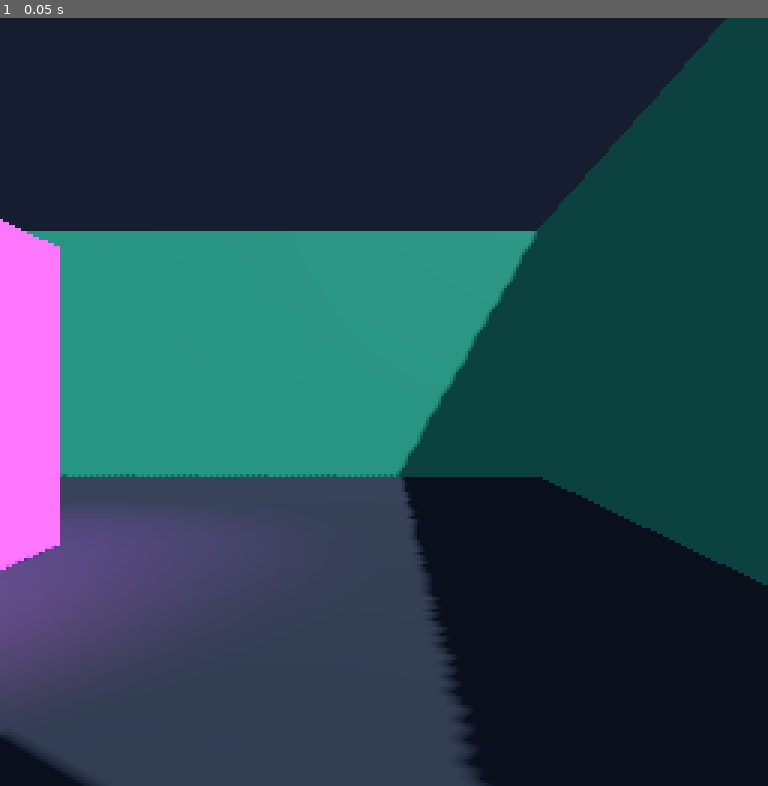
Above: before the commit, frame 1.
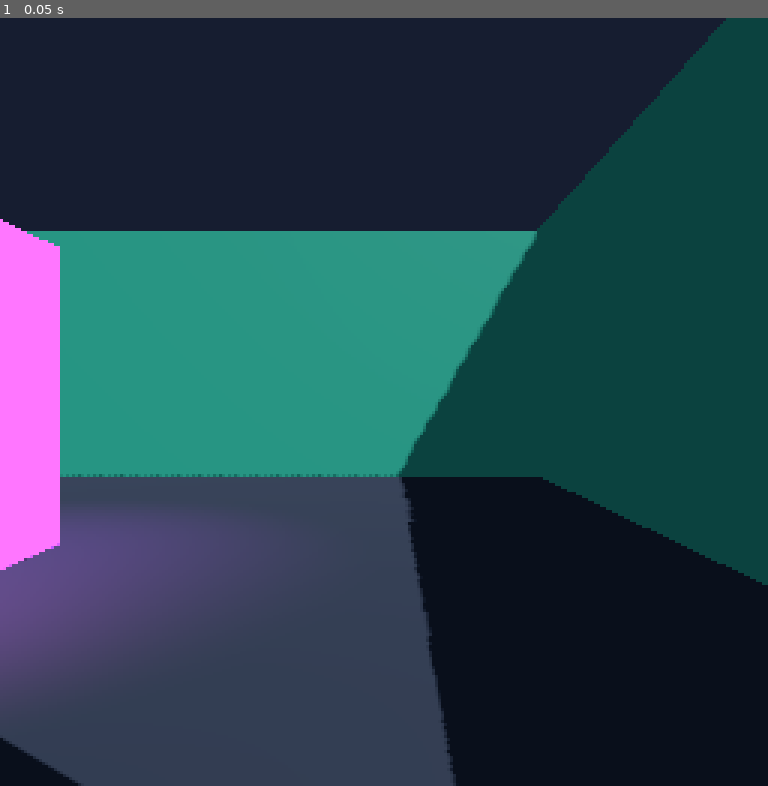
Above: after the commit, the same moment.

Repository: YG3-ai/yg3-agent-garden
Game: Godot game, scene res://world.tscn
Same seed, same stepped clock (60 frames per second), same inputs: the game is played once before the commit and once after it.
Inputs:
- Up to frame 1 (0.05 s): no input

The runs differ from the first frame. In frame 1, 0.9% of the frame differs, in the area x 0-69%, y 30-100%.

Commit message:
Add metric depth training labels

Diff:
--- a/engine/godot/world.gd
+++ b/engine/godot/world.gd
@@ -173,6 +173,15 @@
 	material.roughness = 0.72
 	body.material_override = material
 	add_child(body)
+	var collider := StaticBody3D.new()
+	collider.name = "Collider_%s" % label
+	collider.position = position
+	var collision_shape := CollisionShape3D.new()
+	var box_shape := BoxShape3D.new()
+	box_shape.size = size
+	collision_shape.shape = box_shape
+	collider.add_child(collision_shape)
+	add_child(collider)
 	return body
 
 
@@ -184,6 +193,7 @@
 	camera.fov = 60.0
 	camera.keep_aspect = Camera3D.KEEP_HEIGHT
 	camera.near = 0.05
+	camera.far = 20.0
 	camera.current = true
 	add_child(camera)
 
@@ -274,9 +284,12 @@
 		}
 		if bool(request.get("includeLabels", false)):
 			var segmentation: Image = await _capture_segmentation()
+			var depth := await _capture_metric_depth()
 			response["segmentationBase64"] = Marshalls.raw_to_base64(segmentation.save_png_to_buffer())
 			response["segmentationLegend"] = _segmentation_legend()
 			response["calibration"] = _camera_calibration()
+			response["depthRgba8Base64"] = depth["base64"]
+			response["depthMetadata"] = depth["metadata"]
 		_send_worker_response(response)
 	elif request_type == "ping":
 		_send_worker_response({"id": request_id, "ok": true, "type": "pong"})
@@ -373,3 +386,80 @@
 			"yawRadians": camera_yaw,
 		},
 	}
+
+
+func _capture_metric_depth() -> Dictionary:
+	var world_environment := get_node("WorldEnvironment") as WorldEnvironment
+	var original_background := world_environment.environment.background_color
+	world_environment.environment.background_color = Color.BLACK
+	var saved_materials: Array[Dictionary] = []
+	var saved_lights: Array[Dictionary] = []
+	var depth_shader := Shader.new()
+	depth_shader.code = """
+shader_type spatial;
+render_mode unshaded, fog_disabled;
+uniform float far_distance = 20.0;
+uniform vec3 camera_position_world;
+uniform vec3 camera_forward_world;
+varying vec3 world_position;
+
+vec3 pack_depth(float value) {
+	vec3 encoded = fract(value * vec3(1.0, 255.0, 65025.0));
+	encoded -= encoded.yzz * vec3(1.0 / 255.0, 1.0 / 255.0, 0.0);
+	return encoded;
+}
+
+vec3 linear_to_srgb(vec3 value) {
+	bvec3 cutoff = lessThanEqual(value, vec3(0.0031308));
+	vec3 lower = value * 12.92;
+	vec3 higher = 1.055 * pow(value, vec3(1.0 / 2.4)) - 0.055;
+	return mix(higher, lower, cutoff);
+}
+
+void vertex() {
+	world_position = (MODEL_MATRIX * vec4(VERTEX, 1.0)).xyz;
+}
+
+void fragment() {
+	float camera_depth = dot(world_position - camera_position_world, camera_forward_world);
+	float normalized_depth = clamp(camera_depth / far_distance, 0.0, 0.999999);
+	ALBEDO = linear_to_srgb(pack_depth(normalized_depth));
+}
+"""
+	var depth_material := ShaderMaterial.new()
+	depth_material.shader = depth_shader
+	depth_material.set_shader_parameter("far_distance", 20.0)
+	var camera := get_node("AgentCamera") as Camera3D
+	depth_material.set_shader_parameter("camera_position_world", camera.global_position)
+	depth_material.set_shader_parameter("camera_forward_world", -camera.global_transform.basis.z.normalized())
+	for child in get_children():
+		if child is MeshInstance3D:
+			var mesh := child as MeshInstance3D
+			saved_materials.push_back({"mesh": mesh, "material": mesh.material_override})
+			mesh.material_override = depth_material
+		elif child is Light3D:
+			var light := child as Light3D
+			saved_lights.push_back({"light": light, "visible": light.visible})
+			light.visible = false
+	var image: Image = await _capture_image()
+	world_environment.environment.background_color = original_background
+	for saved in saved_materials:
+		var mesh := saved["mesh"] as MeshInstance3D
+		mesh.material_override = saved["material"]
+	for saved in saved_lights:
+		var light := saved["light"] as Light3D
+		light.visible = saved["visible"]
+	return {
+		"base64": Marshalls.raw_to_base64(image.get_data()),
+		"metadata": {
+			"format": "float32_le",
+			"width": capture_width,
+			"height": capture_height,
+			"unit": "meter",
+			"convention": "camera_z",
+			"invalidValue": 0.0,
+			"near": 0.05,
+			"far": 20.0,
+			"sourceEncoding": "srgb_rgb24_normalized_depth_in_rgba8",
+		},
+	}
Not shown, changed: AGENTS.md
Not shown, changed: README.md
Not shown, changed: RESULTS.md
Not shown, changed: VISION.md
Not shown, changed: src/control-godot.mjs
Not shown, changed: src/godot-smoke.mjs
Not shown, changed: src/godot.mjs
